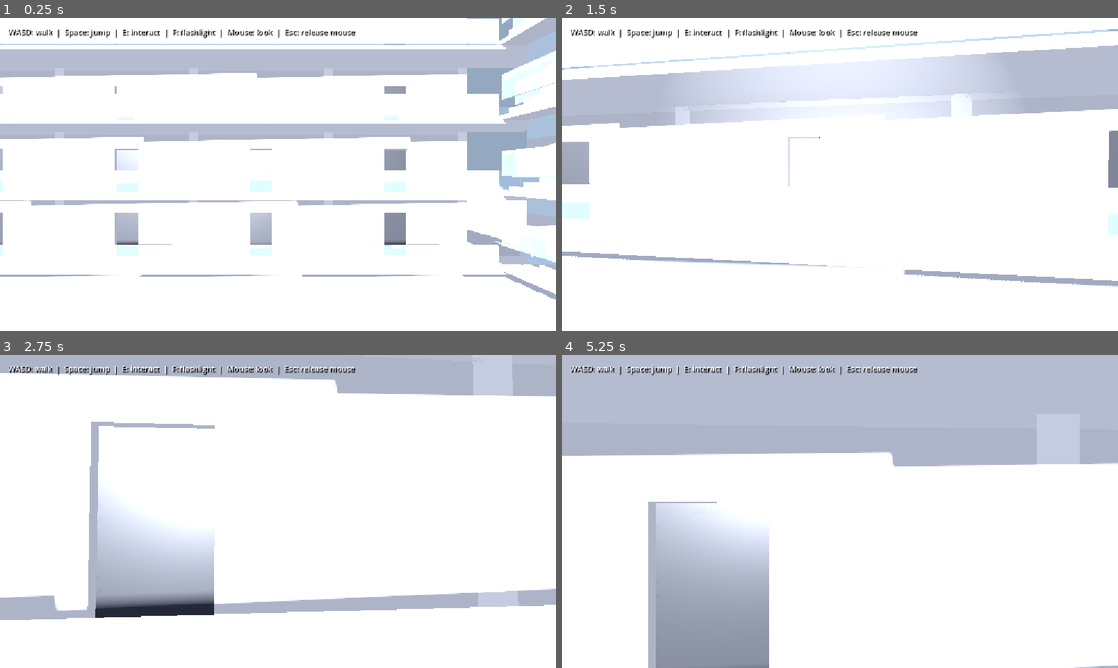
Above: before the commit, frames 1-4 (two rows, left to right).
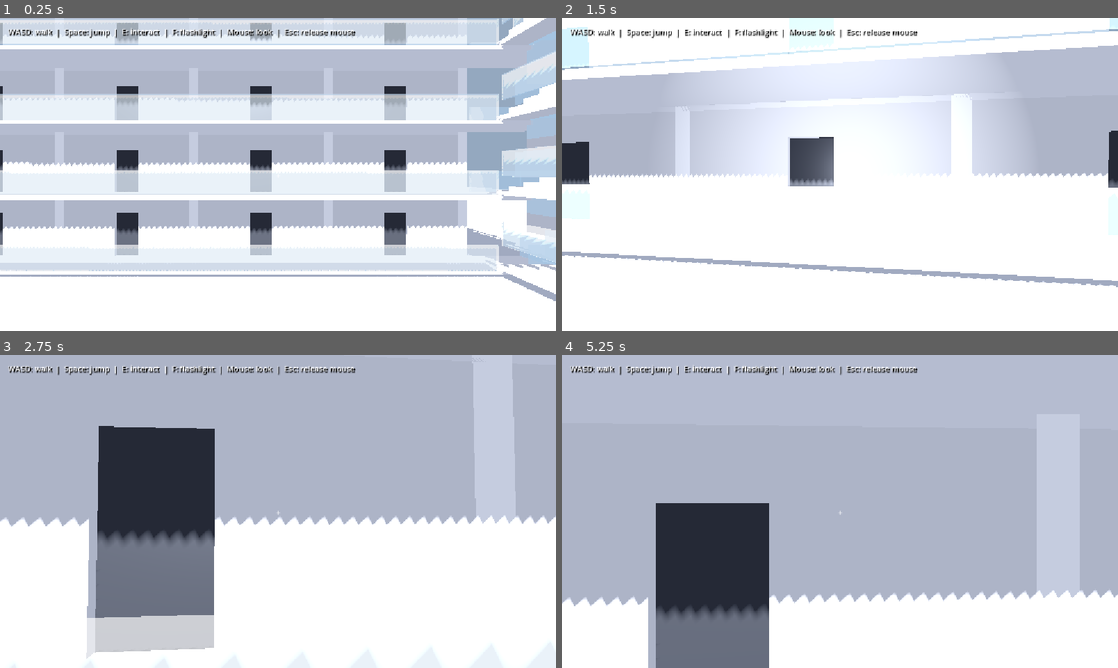
Above: after the commit, the same moments.

Repository: skorotkiewicz/privacy-apartments
Game: Godot game, scene res://main.tscn
Two runs of this game, one before a commit and one after it. Both use one fixed random seed, a clock stepped at 60 frames per second and the inputs below.
Inputs (mouse positions are in pixels of both pictures, inside the frame that each line leads up to):
- Up to frame 1 (0.25 s): no input
- Up to frame 2 (1.5 s): tap Enter (ui_accept) at 0.5, 0.77 s; move the mouse to (867, 174) at 0.52 s; hold W from 0.53 s (still down); tap F at 0.6 s; move the mouse to (812, 174) at 1.27 s; tap E at 1.35 s
- Up to frame 3 (2.75 s): keep holding W; tap Enter (ui_accept) at 1.52 s; move the mouse to (289, 505) at 2.02 s; tap F at 2.1 s
- Up to frame 4 (5.25 s): keep holding W; tap Enter (ui_accept) at 2.75, 3.02, 3.77, 4.52, 5 s; move the mouse to (834, 517) at 2.77 s; tap E at 2.85, 4.35 s; move the mouse to (878, 514) at 3.52 s; tap F at 3.6, 5.1 s; move the mouse to (795, 508) at 4.27 s; move the mouse to (845, 511) at 5.02 s

The runs differ from the first frame. In frame 1, 34% of the frame differs, in the area x 0-100%, y 0-91%; in frame 2, 14%; in frame 3, 55%, in the area x 0-100%, y 5-98%; in frame 4, 49%.

Commit message:
Disable Sun and reposition Sun2 in privacy apartments scene

Diff:
--- a/godot/privacy-apartments/main.tscn
+++ b/godot/privacy-apartments/main.tscn
@@ -43,11 +43,12 @@
 
 [node name="Sun" type="DirectionalLight3D" parent="." unique_id=1609323871]
 transform = Transform3D(0.7885849, 0.14437935, -0.5977364, 0.41932, -0.837252, 0.3509701, -0.44978315, -0.5274125, -0.72078526, -10.161776, -3.5008278, -20.433847)
+visible = false
 light_energy = 1.5
 shadow_enabled = true
 
 [node name="Sun2" type="DirectionalLight3D" parent="." unique_id=199242426]
-transform = Transform3D(0.018019319, 0.9578134, -0.28682593, -0.9372416, 0.11609074, 0.32878774, 0.3482151, 0.26290062, 0.8997942, 3.2015285, 5.669505, 22.668417)
+transform = Transform3D(0.87524134, -0.43968296, -0.20157263, 0.41709334, 0.4750549, 0.77482647, -0.24491993, -0.7622348, 0.59917647, -1.929779, 54.87082, 0.61550903)
 light_energy = 1.5
 shadow_enabled = true
 
